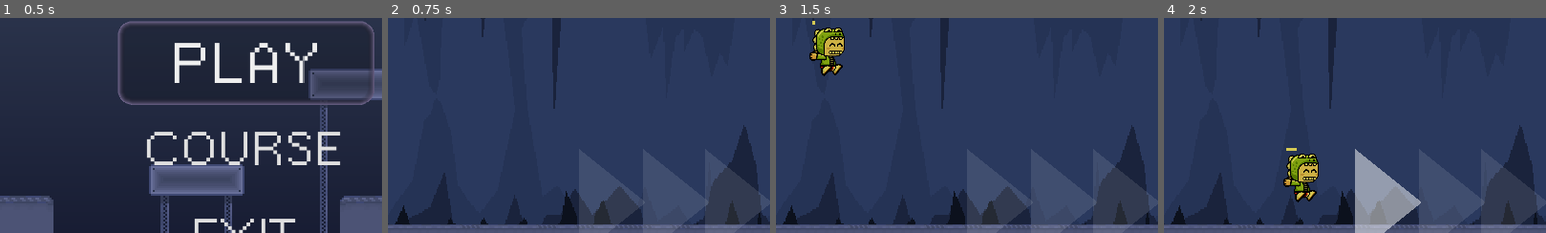
Above: before the commit, frames 1-4 (left to right).
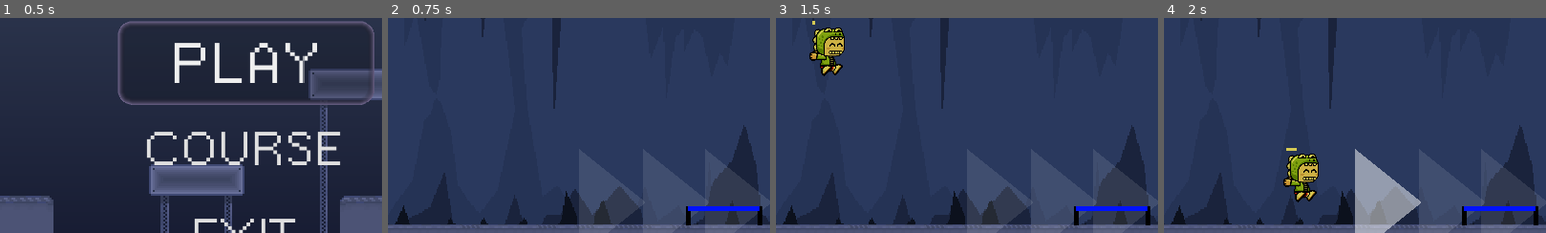
Above: after the commit, the same moments.

Repository: codemonsters/racekombat
Game: Godot game, scene res://Game.tscn
Two runs of this game, one before a commit and one after it. Both use one fixed random seed, a clock stepped at 60 frames per second and the inputs below.
Inputs (mouse positions are % of the whole screen's width and height, from its top left):
- Up to frame 1 (0.5 s): no input
- Up to frame 2 (0.75 s): click "PLAY" at 0.5 s
- Up to frame 3 (1.5 s): tap Enter at 1.25 s; move the mouse to (72, 45) at 1.27 s; hold D from 1.28 s (still down); tap V at 1.35 s
- Up to frame 4 (2 s): keep holding D; tap W at 1.52 s
The pictures show only the part of the screen within x 18-68%, y 36-86%; the shares and areas given below are measured in that part.

Frame 1 is identical in both runs. In frame 2, 0.6% of the frame differs, in the area x 78-98%, y 87-97%; in frame 3, 0.6%; in frame 4, 0.6%.

Commit message:
¡Crea un trampolín!

Diff:
--- a/server/screens/game/WaitingRoom.tscn
+++ b/server/screens/game/WaitingRoom.tscn
@@ -12,6 +12,7 @@
 [ext_resource path="res://assets/screens/game/backgrounds/blue_L3.png" type="Texture" id=10]
 [ext_resource path="res://assets/tileset.png" type="Texture" id=11]
 [ext_resource path="res://screens/game/Score Manager.tscn" type="PackedScene" id=12]
+[ext_resource path="res://screens/game/objects/trampoline.tscn" type="PackedScene" id=13]
 
 [sub_resource type="ConvexPolygonShape2D" id=1]
 points = PoolVector2Array( 0, 0, 16, 0, 16, 0, 0, 0 )
@@ -649,6 +650,9 @@
 [node name="Score Manager" parent="CanvasLayer" instance=ExtResource( 12 )]
 position = Vector2( 1160, 0 )
 
+[node name="trampoline" parent="." instance=ExtResource( 13 )]
+position = Vector2( 793, 593 )
+
 [connection signal="body_entered" from="Limite" to="." method="_on_Limite_body_entered"]
 [connection signal="body_entered" from="DoorOpeningArea" to="." method="_on_DoorOpeningArea_body_entered"]
 [connection signal="body_exited" from="DoorOpeningArea" to="." method="_on_DoorOpeningArea_body_exited"]
--- /dev/null
+++ b/server/screens/game/objects/trampoline.tscn
@@ -0,0 +1,36 @@
+[gd_scene load_steps=5 format=2]
+
+[ext_resource path="res://assets/trampoline.png" type="Texture" id=1]
+
+[sub_resource type="PhysicsMaterial" id=2]
+bounce = 1.0
+
+[sub_resource type="RectangleShape2D" id=1]
+extents = Vector2( 28, 2 )
+
+[sub_resource type="RectangleShape2D" id=3]
+extents = Vector2( 4, 16 )
+
+[node name="trampoline" type="Node2D"]
+
+[node name="Sprite" type="Sprite" parent="."]
+scale = Vector2( 2, 2 )
+texture = ExtResource( 1 )
+
+[node name="Elastic" type="StaticBody2D" parent="."]
+physics_material_override = SubResource( 2 )
+
+[node name="CollisionShape2D" type="CollisionShape2D" parent="Elastic"]
+position = Vector2( 0, -12 )
+scale = Vector2( 2, 2 )
+shape = SubResource( 1 )
+
+[node name="legs" type="StaticBody2D" parent="."]
+
+[node name="CollisionShape2D" type="CollisionShape2D" parent="legs"]
+position = Vector2( -60, 0 )
+shape = SubResource( 3 )
+
+[node name="CollisionShape2D2" type="CollisionShape2D" parent="legs"]
+position = Vector2( 60, 0 )
+shape = SubResource( 3 )
Binary file added: server/assets/trampoline.png
Not shown, added: server/assets/trampoline.png.import
Not shown: 1 places in server/screens/game/WaitingRoom.tscn that only renumber resources
